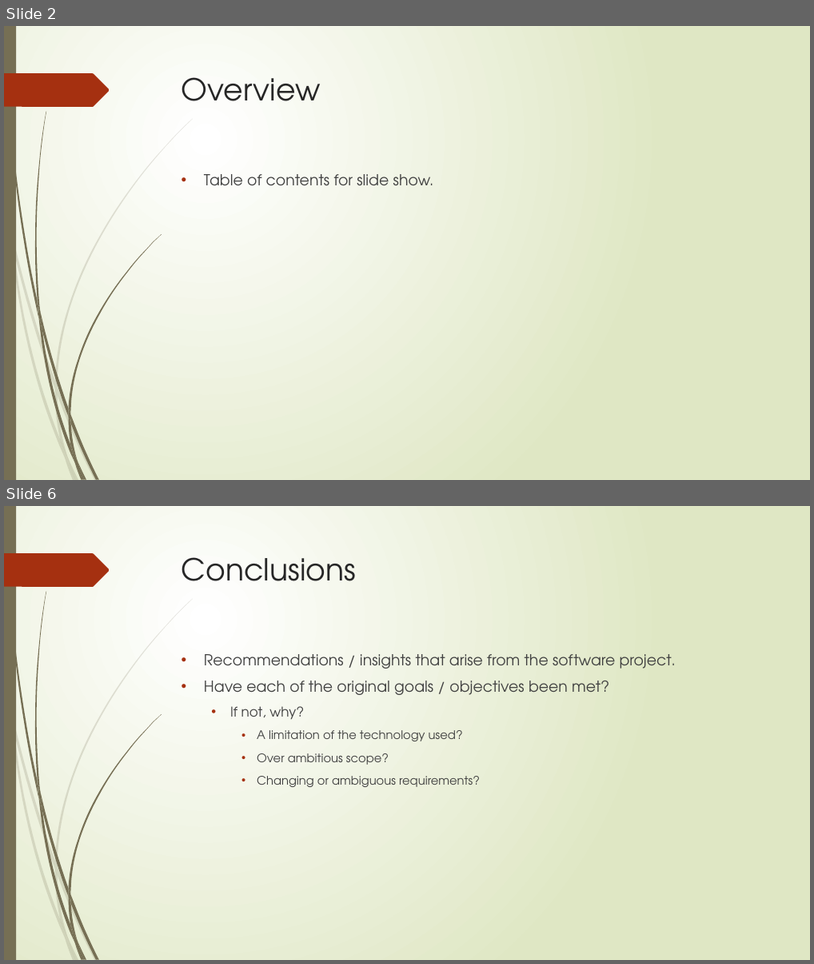
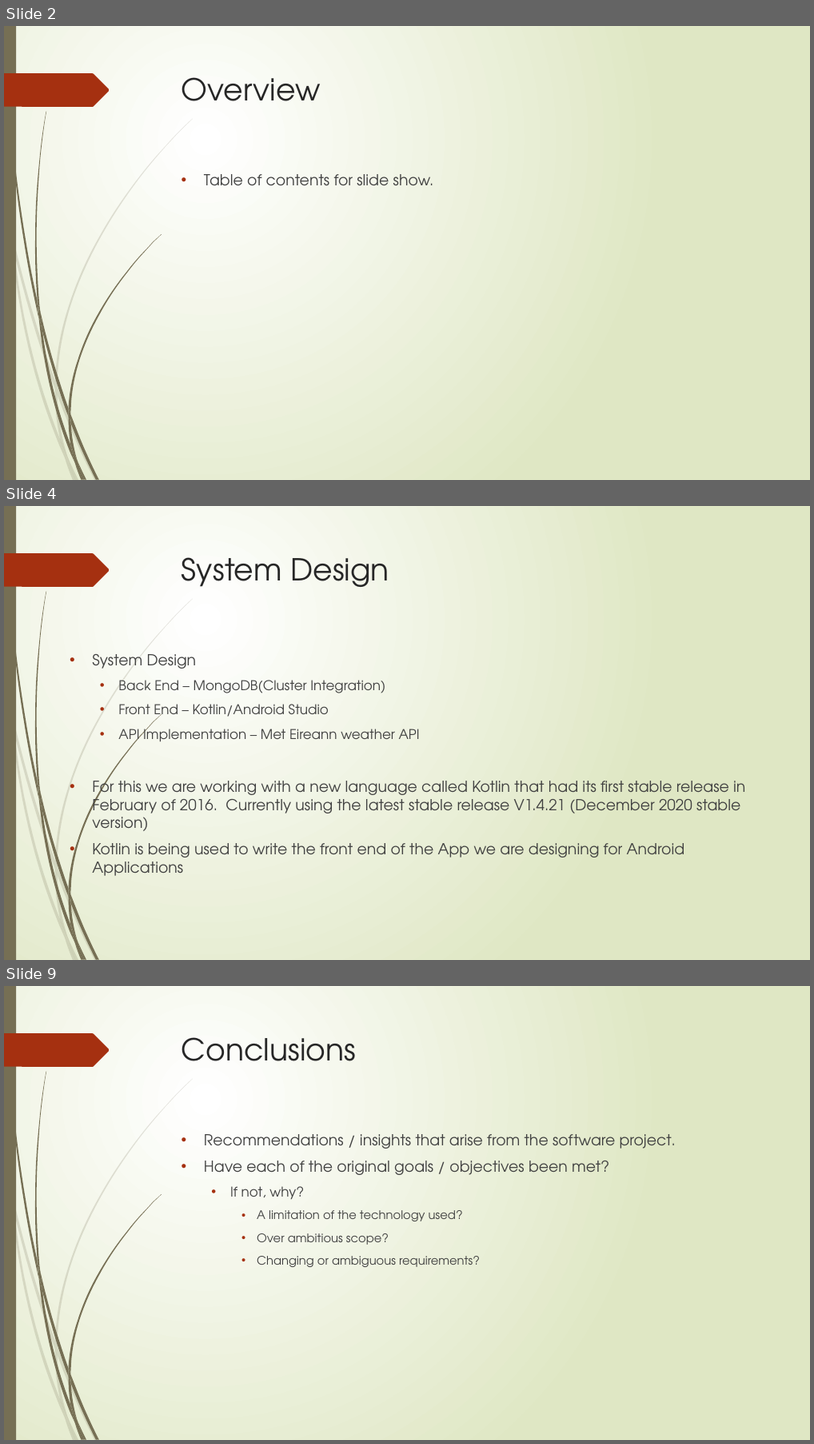
Before and after one commit to stevenJoyce/4thYearGroupProject, a slide deck: SportAdvisor.pptx. Shown one above the other, each under a label of ours: slides 2 and 6 before the commit, slides 2, 4 and 9 after it; the slides between them are not shown. The pictures are 814x964 and 814x1444 pixels, drawn with LibreOffice and Linux fonts; fonts in the diff are those of the drawing. Boxes give left, top, right and bottom in pixels: in the first picture for what was removed or moved away, otherwise in the second. Text is boxed around its words. In the diff, an @@ line names an element or a change of style, - is before the commit and + after.

Commit message:
Added updated Presentation

```diff
--- a/SportAdvisor.pptx
+++ b/SportAdvisor.pptx
@@ slide 4 added at bbox=[4, 506, 810, 960], background gradient #FFFFFF to #DFE8C4; not listed: 24 template elements that a slide beside it also shows @@
@@ title added at bbox=[182, 557, 389, 587], 36 pt, text #262626 @@
+System Design
@@ text added at bbox=[92, 654, 746, 876], 18 pt, text #404040 @@
+• System Design
+  • Back End – MongoDB(Cluster Integration)
+  • Front End – Kotlin/Android Studio
+  • API Implementation – Met Eireann weather API
+• For this we are working with a new language called Kotlin that had its first stable release in February of 2016. Currently using the latest stable release V1.4.21 (December 2020 stable version)
+• Kotlin is being used to write the front end of the App we are designing for Android Applications
@@ what was slide 6 is now slide 9 @@
```
Also in this commit, not shown: 5 other slides added, 3 slides removed.
